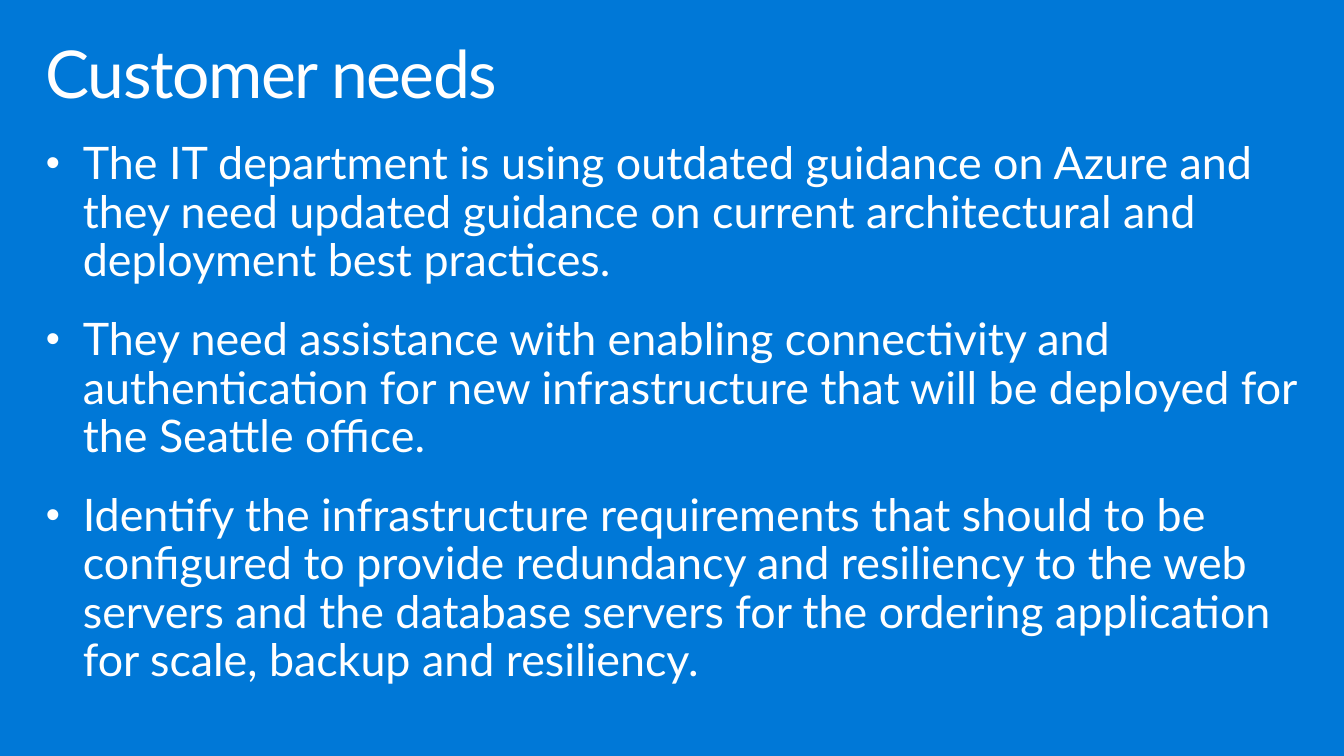
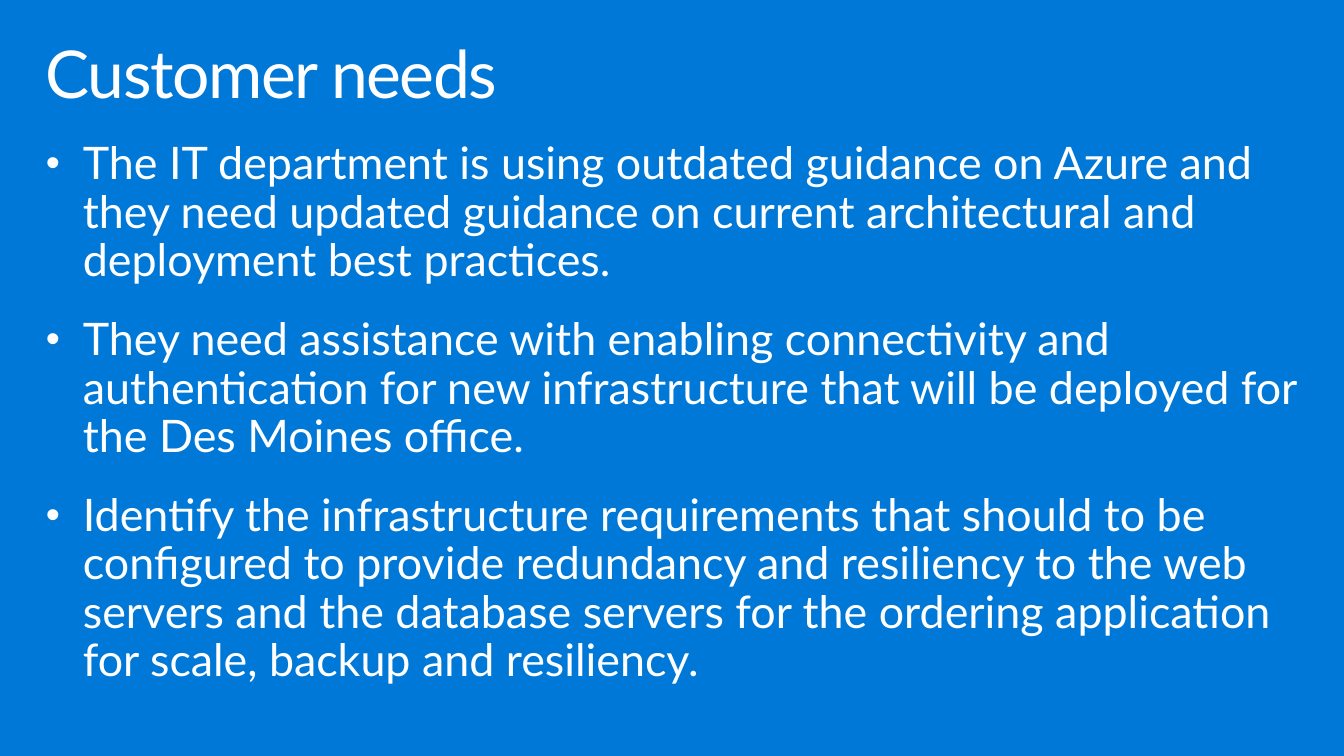
Before and after one commit to microsoft/MCW-Building-a-resilient-IaaS-architecture, a slide deck: slide 11 of Whiteboard design session/WDS trainer presentation - Building a resilient IaaS architecture.pptx. Drawn at 1344x756 pixels with LibreOffice and Linux fonts; fonts in the diff are those of the drawing. Boxes give left, top, right and bottom in pixels: in the first picture for what was removed or moved away, otherwise in the second. Text is boxed around its words. In the diff, an @@ line names an element or a change of style, - is before the commit and + after.

```diff
--- a/Whiteboard design session/WDS trainer presentation - Building a resilient IaaS architecture.pptx
+++ b/Whiteboard design session/WDS trainer presentation - Building a resilient IaaS architecture.pptx
@@ text at (83,322,1298,453): text changed @@
-• They need assistance with enabling connectivity and authentication for new infrastructure that will be deployed for the Seattle office.
+• They need assistance with enabling connectivity and authentication for new infrastructure that will be deployed for the Des Moines office.
```
Also in this commit, not shown: 9 other slides changed, 7 other files.
